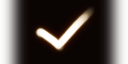
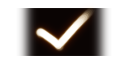
Revision of a layered 128 × 64 image; what changed, layer by layer:
painted on "Layer 1" over box(1, 0, 127, 64)
